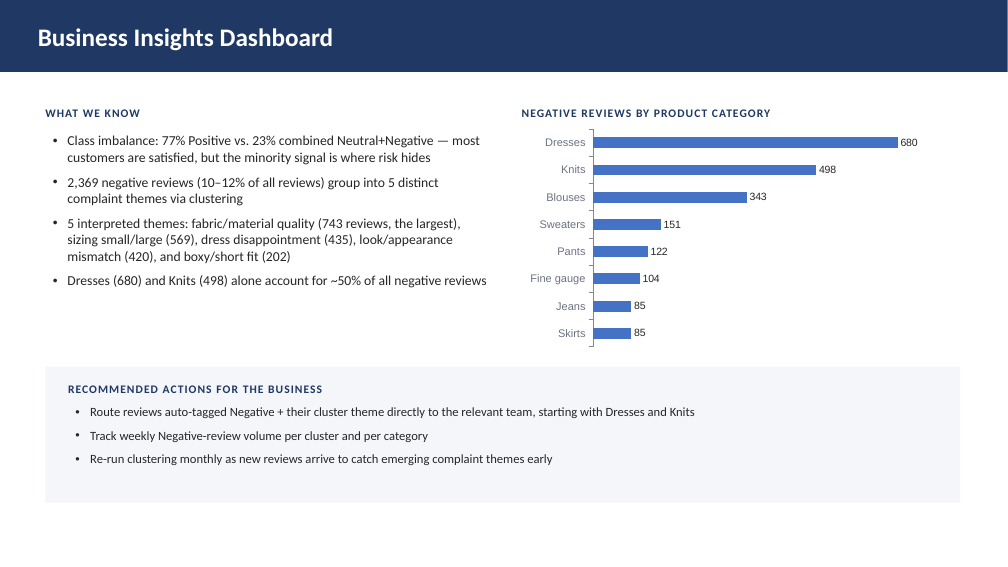
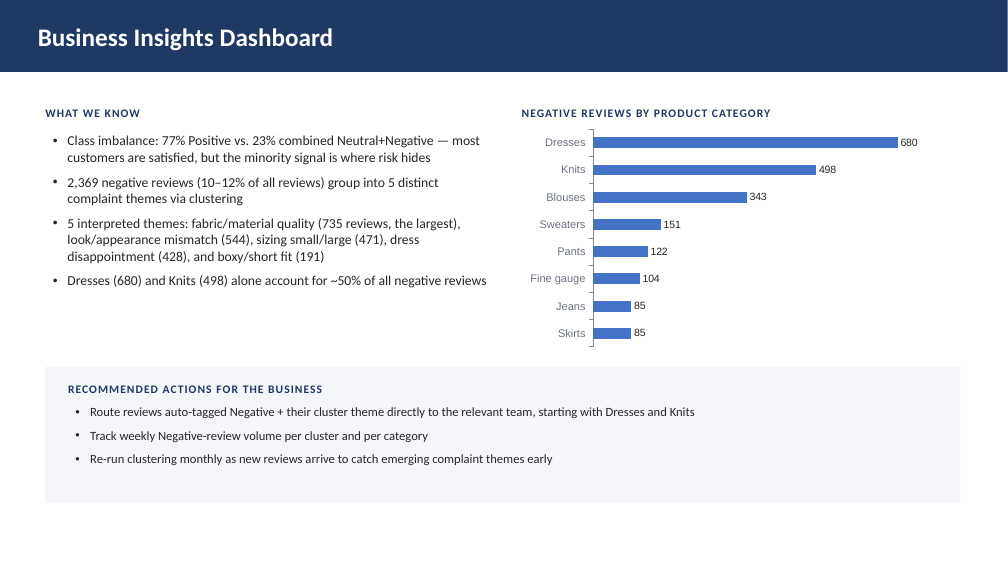
Before and after one commit to AhmedAbdullatifA/AI-Engineer-Journey, a slide deck: slide 10 of projects/ai-customer-feedback-intelligence-system/docs/Presentation_Project.pptx. Drawn at 1008x567 pixels with LibreOffice and Linux fonts; fonts in the diff are those of the drawing. Boxes give left, top, right and bottom in pixels: in the first picture for what was removed or moved away, otherwise in the second. Text is boxed around its words. In the diff, an @@ line names an element or a change of style, - is before the commit and + after.

```diff
--- a/projects/ai-customer-feedback-intelligence-system/docs/Presentation_Project.pptx
+++ b/projects/ai-customer-feedback-intelligence-system/docs/Presentation_Project.pptx
@@ text at [67, 218, 461, 263]: text changed @@
-• 5 interpreted themes: fabric/material quality (743 reviews, the largest), sizing small/large (569), dress disappointment (435), look/appearance mismatch (420), and boxy/short fit (202)
+• 5 interpreted themes: fabric/material quality (735 reviews, the largest), look/appearance mismatch (544), sizing small/large (471), dress disappointment (428), and boxy/short fit (191)
```
Also in this commit, not shown: 4 other slides changed, 8 other files.
